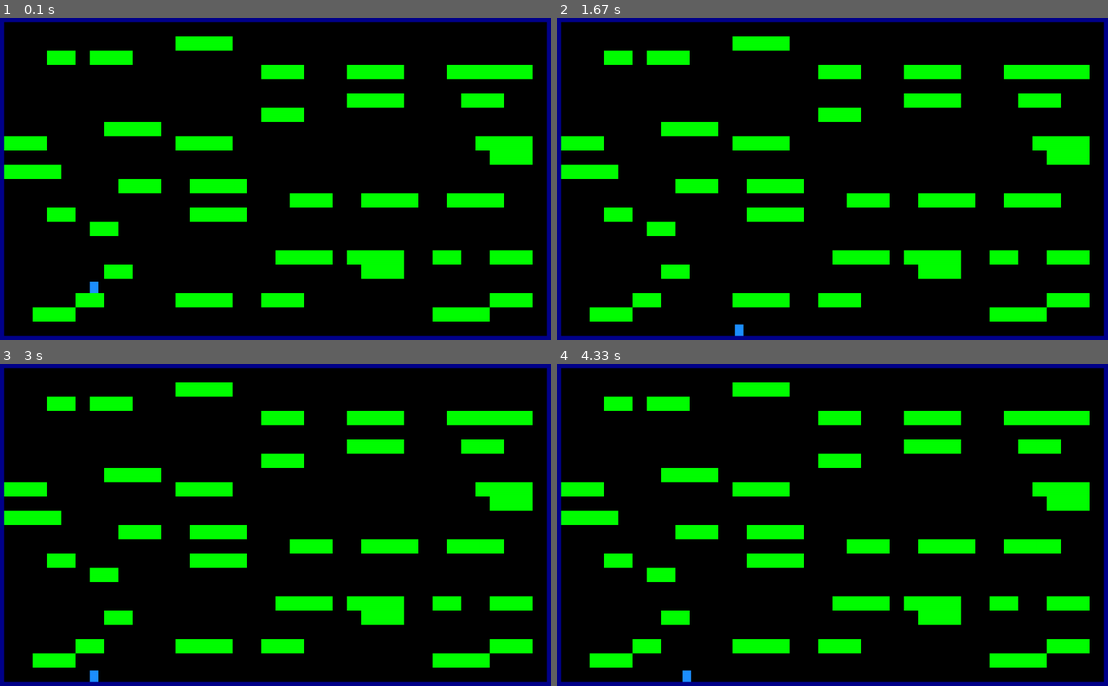
Above: before the commit, frames 1-4 (two rows, left to right).
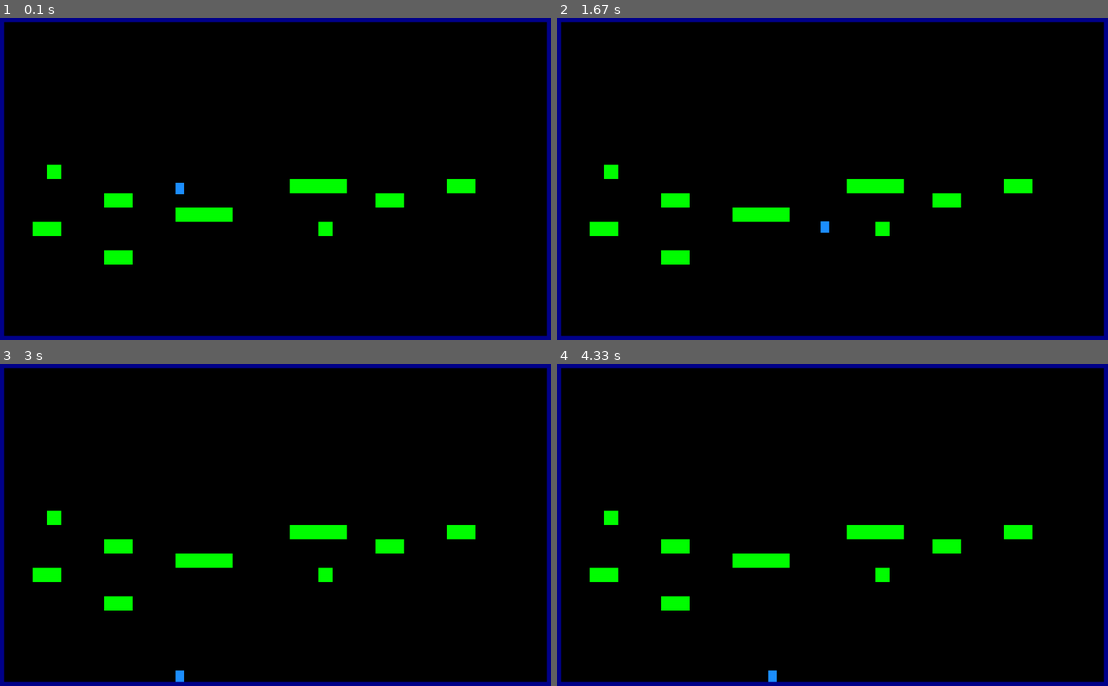
Above: after the commit, the same moments.

Repository: Imas7264/Pygame-Platformer
Game: pygame game, started from project/src/main.py
Two runs of this game, one before a commit and one after it. Both use one fixed random seed, a clock stepped at 60 frames per second and the inputs below.
Inputs:
- Up to frame 1 (0.1 s): no input
- Up to frame 2 (1.67 s): hold Right 0.33-0.8 s; hold Up 0.83-1.13 s; hold Right 1.17-1.63 s
- Up to frame 3 (3 s): hold Left 1.67-2.2 s; hold Left 2.23-2.63 s; tap F at 2.67 s
- Up to frame 4 (4.33 s): hold Up 3-3.37 s; hold Right 3.4-4.03 s; hold Left from 4.07 s (still down)

The runs differ from the first frame. In frame 1, 15% of the frame differs, in the area x 0-97%, y 5-95%; in frame 2, 15%; in frame 3, 15%; in frame 4, 15%, in the area x 0-97%, y 5-99%.

Commit message:
Implemented solution to the reachability problem by enforcing boundary checks for each platform

Diff:
--- /dev/null
+++ b/project/src/level/container_generator.py
@@ -0,0 +1,103 @@
+import random
+from settings import WINDOW_HEIGHT, WINDOW_WIDTH, TILE_SIZE, SPEED, JUMP_STRENGTH, GRAVITY
+
+WIDTH = WINDOW_WIDTH // TILE_SIZE
+HEIGHT = WINDOW_HEIGHT // TILE_SIZE
+
+
+def create_platform(x, y, length, level):
+ for i in range(length):
+  level[y][x + i] = "G"
+
+ return level
+
+
+def store_platform(x, y, length, connected):
+ platform = {
+  "plat_x": x,
+  "plat_y": y,
+  "length": length,
+  "connected": connected,         # No. of plaforms reachable from this platform <max=2>
+  "bound_x": (x-1, x+length),     # Boundary for x coordinate
+  "bound_y": (y+2, y-3)           # Boundary for y coordinate
+ }
+
+ return platform
+
+
+def valid_platform(x, y, length, platforms)  -> bool:
+ for platform in platforms:
+  if ((x>=platform["bound_x"][0] or x+length-1>=platform["bound_x"][0]) and x<=platform["bound_x"][1]) and (y<=platform["bound_y"][0] and y>=platform["bound_y"][1]):
+   return False
+
+ return True
+
+
+def populate_container():
+ level = []
+
+ #Boundary generation
+ for row in range(HEIGHT):
+  if row == 0 or row == HEIGHT-1:
+   level.append("#" * WIDTH)
+  else:
+   level.append("#" + (" " * (WIDTH-2)) + "#")
+
+ level = [list(row) for row in level]
+
+ player_x, player_y = WIDTH//3, HEIGHT//2
+ level[player_y][player_x] = "P"
+
+ floor_row = player_y + 2
+ floor_length = 4
+ level = create_platform(player_x, floor_row, floor_length, level)
+
+ #Platform generation
+ platform = store_platform(player_x, floor_row, floor_length, 0)
+ platforms = [platform,]
+ active_platforms = [platform,]
+
+ platform_count = random.randint(8, 12)
+
+ attempts=0
+ while len(platforms) <= platform_count-1 and attempts <= 100:
+  attempts+=1
+
+  dx = random.choice([-4, -3, -2, 2, 3, 4])
+  dy = random.randint(-2,2)
+  platform_length = random.randint(1,4)
+
+  parent = random.choice(active_platforms)
+
+  if dx<0:
+   new_x = parent["plat_x"] + dx - platform_length
+  else:
+   new_x = parent["plat_x"] + dx + parent["length"]
+
+  new_y = parent["plat_y"] + dy
+
+  if new_x < 2 or new_x+platform_length > WIDTH-2:
+   continue
+
+  if new_y < 2 or new_y > HEIGHT-2:
+   continue
+
+  if valid_platform(new_x, new_y, platform_length, platforms):
+   level = create_platform(new_x, new_y, platform_length, level)
+
+   platform = store_platform(new_x, new_y, platform_length, 0)
+   platforms.append(platform)
+
+   active_platforms.append(platform)
+   parent["connected"] += 1
+
+   if parent["connected"] == 2:
+    active_platforms.remove(parent)
+  else:
+   continue
+
+ print("Total platforms: ", platform_count)
+ print("Total attempts: ", attempts)
+ level = ["".join(row) for row in level]
+
+ return level
--- a/project/src/level/level_data.py
+++ b/project/src/level/level_data.py
@@ -15,11 +15,11 @@
  "#........GGGG..........................#",
  "#......................................#",
  "#................GGG...................#",
- "#.............G........................#",
  "#.................................E....#",
+ "#..............GGGGGG.GGGGGG...........#",
  "#......P...G.................G.....G...#",
+ "#...G.....G............................#",
  "#..............GGGGGG....G....GGGGG....#",
- "#...G.....G............................#",
  "#...GGGGGGG............................#",
  "#......................................#",
  "########################################"
--- a/project/src/level/level_generator.py
+++ b/project/src/level/level_generator.py
@@ -261,7 +261,7 @@
 
  # ── band / zone pass ─────────────────────────────────────────────────
  BAND_H       = 4    # rows per horizontal band
- ZONE_W       = 6    # cols per vertical zone
+ ZONE_W       = 8    # cols per vertical zone
  MIN_LEN      = 2    # shortest platform in tiles
  MAX_LEN      = 4    # longest platform in tiles
  MAX_ATTEMPTS = 500   # retries per cell before giving up
--- a/project/src/main.py
+++ b/project/src/main.py
@@ -4,6 +4,8 @@
 from level.level import Level
 from level.level_generator import generate_level_random, generate_level_path, generate_level_network, generate_level_arena, generate_level_full
 from level.level_data import LEVEL_0
+
+from level.container_generator import populate_container
 class Game:
  def __init__(self):
   pygame.init()
@@ -15,7 +17,10 @@
   # self.level = Level(generate_level_path())
   # self.level = Level(generate_level_network())
   # self.level = Level(generate_level_arena())
-  self.level = Level(generate_level_full())
+  # self.level = Level(generate_level_full())
+
+  self.level = Level(populate_container())
+
   # self.level = Level(LEVEL_0)  # Static Level
 
 
--- a/project/src/sprites/player.py
+++ b/project/src/sprites/player.py
@@ -65,6 +65,7 @@
 
  def move_x(self):
   self.rect.x += self.direction.x * self.speed
+  # print(f"Player is at ({self.rect.x}, {self.rect.y})")
 
 
  def apply_gravity(self):
